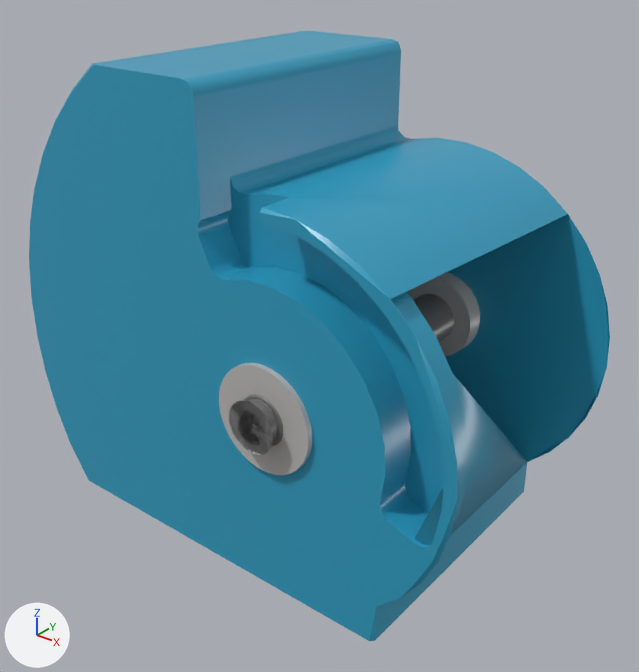
The COLLADA model seed_r7_description/meshes/typeG2_arm/shoulder_link.dae: old version first, new version second.
Before and after are seen from a 50 mm lens placed at (0.0678, -0.0955, 0.0882), pointed at (-0.008, -0.0008, 0.0295). The axes (+X, +Y, +Z) are drawn at lower left. The lights are the same throughout. Where no turn or scale is listed for an object, it has been applied to the vertices.

The first picture shows 'FBXASC227FBXASC130FBXASC189FBXASC227FBXASC131FBXASC170FBXASC', 'FBXASC227FBXASC130FBXASC189FBXASC227FBXASC131FBXASC170FBXASC.001', 'FBXASC227FBXASC130FBXASC189FBXASC227FBXASC131FBXASC170FBXASC.002', 'FBXASC227FBXASC130FBXASC189FBXASC227FBXASC131FBXASC170FBXASC.003', 'FBXASC227FBXASC130FBXASC189FBXASC227FBXASC131FBXASC170FBXASC.005'.
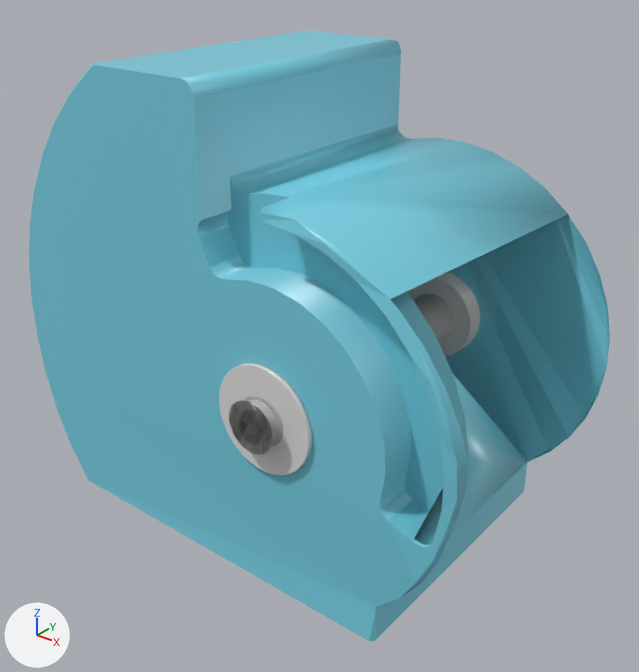
Boxes [x1, y1, x2, y2] around the edits, measured in the pictures (639 x 672 px):
'FBXASC227FBXASC130FBXASC189FBXASC227FBXASC131FBXASC170FBXASC', recoloured, shading changed: [29, 31, 610, 641] in both
'FBXASC227FBXASC130FBXASC189FBXASC227FBXASC131FBXASC170FBXASC.003', recoloured: [237, 294, 454, 447] in both

Edits to the bpy script that builds the scene:
```text
Change mat_materialfbxasc032fbxasc03525:
    mat_materialfbxasc032fbxasc03525.base_color: (0.0284, 0.347, 0.546) -> (0.184, 0.624, 0.765)  # cyan #2f9fc3 -> cyan #77cfe3
Change mat_materialfbxasc032fbxasc03527:
    mat_materialfbxasc032fbxasc03527.base_color: (0.165, 0.165, 0.165) -> (0.443, 0.443, 0.443)  # grey #717171 -> grey #b2b2b2
Change me_fbxasc227fbxasc130fbxasc189fbxasc227fbxasc131fbxasc170fbxasc:
    where me_fbxasc227fbxasc130fbxasc189fbxasc227fbxasc131fbxasc170fbxasc.from_pydata(...)  # 190 vertices, 366 faces; spans x -0.0509..0.0285, y -0.022..0.022, z 0.0..0.07
    used by ob_fbxasc227fbxasc130fbxasc189fbxasc227fbxasc131fbxasc170fbxasc; location = (0.0, 0.0, 0.0)
    me_fbxasc227fbxasc130fbxasc189fbxasc227fbxasc131fbxasc170fbxasc part 1: edges marked sharp go from 210 to 209
```
